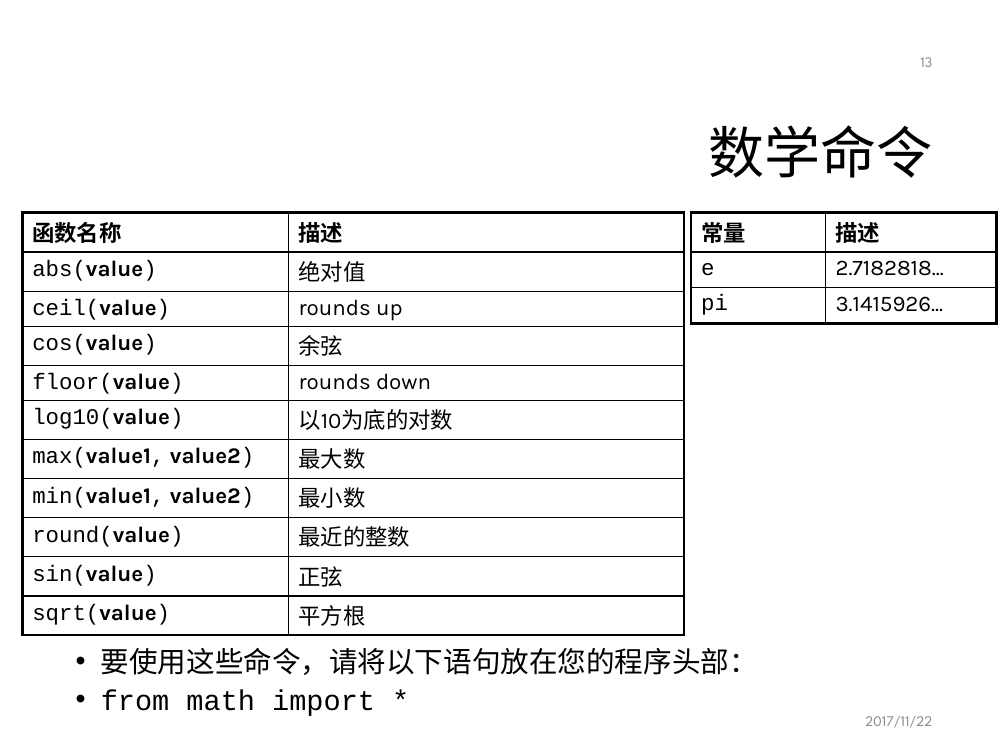
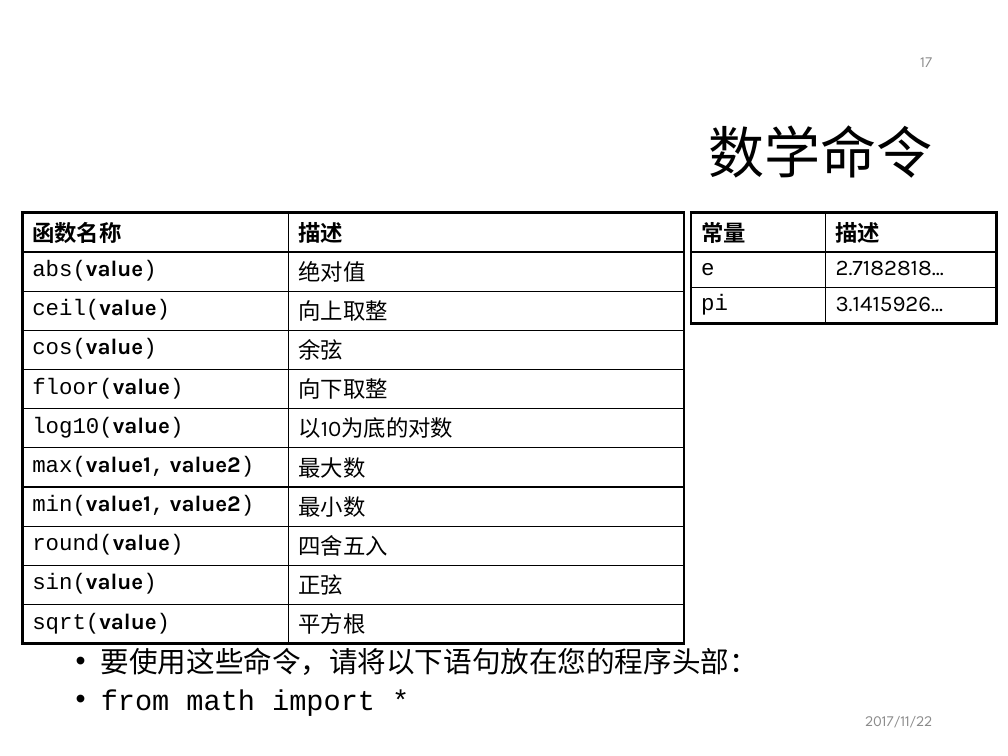
Before and after one commit to mcai/PythonTraining, a slide deck: slide 17 of intro_python_programming.pptx (slide 13 before the commit). Drawn at 1008x756 pixels with LibreOffice and Linux fonts; fonts in the diff are those of the drawing; background and template pictures are left out. Boxes give left, top, right and bottom in pixels: in the first picture for what was removed or moved away, otherwise in the second. Text is boxed around its words. In the diff, an @@ line names an element or a change of style, - is before the commit and + after.

```diff
--- a/intro_python_programming.pptx
+++ b/intro_python_programming.pptx
@@ page number at [920, 57, 932, 67]: text changed @@
-13
+17
@@ table at [22, 213, 683, 638] @@
-row 3, column 2: rounds up
+row 3, column 2: 向上取整
-row 5, column 2: rounds down
+row 5, column 2: 向下取整
-row 9, column 2: 最近的整数
+row 9, column 2: 四舍五入
```
Also in this commit, not shown: 11 other slides changed, 4 slides added.
